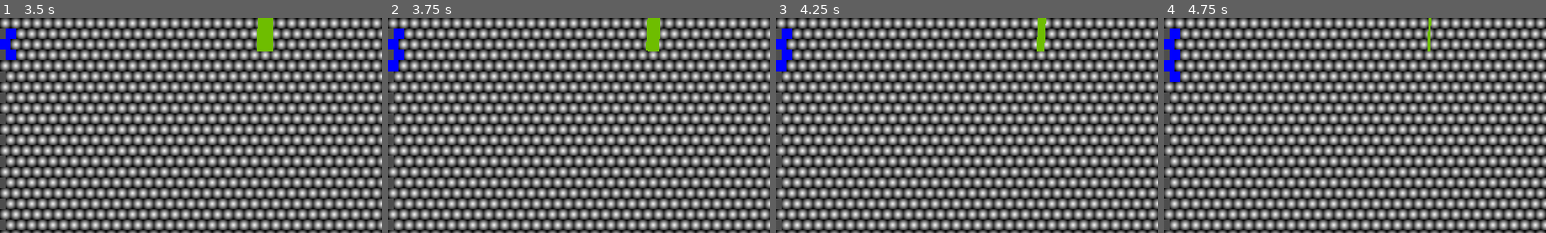
Above: before the commit, frames 1-4 (left to right).
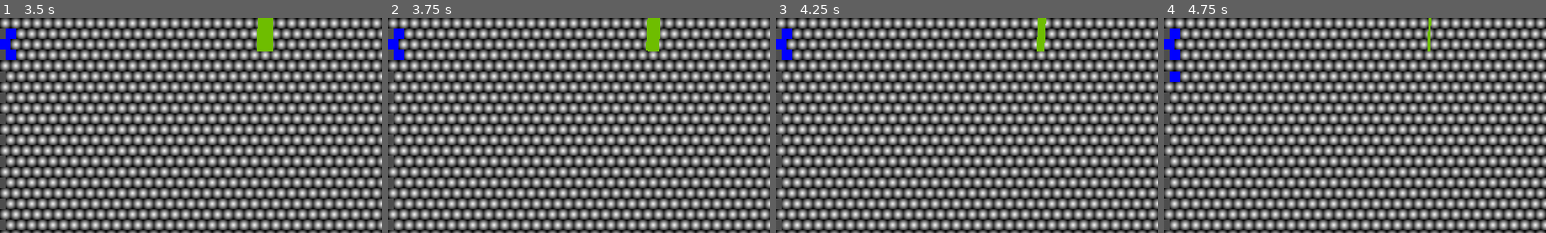
Above: after the commit, the same moments.

Repository: snappy-cobra/GGJ25
Game: Godot game, scene res://scenes/world.tscn
Same seed, same stepped clock (60 frames per second), same inputs: the game is played once before the commit and once after it.
Inputs (mouse positions are % of the whole screen's width and height, from its top left):
- Up to frame 1 (3.5 s): tap Enter at 0.5, 2 s; move the mouse to (1, 1) at 0.52 s; click (1, 1) at 0.67 s; tap Space at 1.25, 2.75 s; move the mouse to (1, 4) at 1.27 s; click (1, 4) at 1.42 s; move the mouse to (1, 6) at 2.02 s; click (1, 6) at 2.17 s; move the mouse to (1, 9) at 2.77 s; click (1, 9) at 2.92 s
- Up to frame 2 (3.75 s): tap Enter at 3.5 s; move the mouse to (1, 11) at 3.52 s; click (1, 11) at 3.67 s
- Up to frame 3 (4.25 s): no input
- Up to frame 4 (4.75 s): tap Space at 4.25 s; move the mouse to (1, 14) at 4.27 s; click (1, 14) at 4.42 s
The pictures show only the part of the screen within x 0-50%, y 0-50%; the shares and areas given below are measured in that part.

Frame 1 is identical in both runs. In frame 2, 0.1% of the frame differs, in the area x 0-3%, y 19-25%; in frame 3, 0.1%; in frame 4, 0.1%.

Commit message:
read state on client

Diff:
--- a/game/code/bubbles.gd
+++ b/game/code/bubbles.gd
@@ -12,8 +12,8 @@
 
 func setup_grid(size: Vector2i) -> void:
 	self.size = size
-	for x in size.x:
-		for y in size.y:
+	for y in size.y:
+		for x in size.x:
 			var pos := Vector2i(x, y)
 			var weight: int = 1
 			if randf() < 0.1:
@@ -30,8 +30,8 @@
 
 func view_json() -> Dictionary:
 	var bubble_data: Array[Array] = []
-	for x in size.x:
-		for y in size.y:
+	for y in size.y:
+		for x in size.x:
 			var bubble: Bubble = bubbles[Vector2i(x, y)]
 			bubble_data.append(bubble.view_json())
 	return {"size": [size.x, size.y], "bubbles": bubble_data}
--- a/game/code/phoenix_input.gd
+++ b/game/code/phoenix_input.gd
@@ -45,10 +45,10 @@
 
 func send_game_state(state: Dictionary) -> void:
 	#print(state)
-	print("sending game state", state)
+	print("sending game state")
 	var res = channel.push("game_state", state)
-	#print("after push")
-	#print(res)
+	print("after push")
+	print(res)
 
 #
 # Socket events
Not shown, changed: bubbleserver/assets/js/user_socket.js
Not shown, changed: qr-link.png
